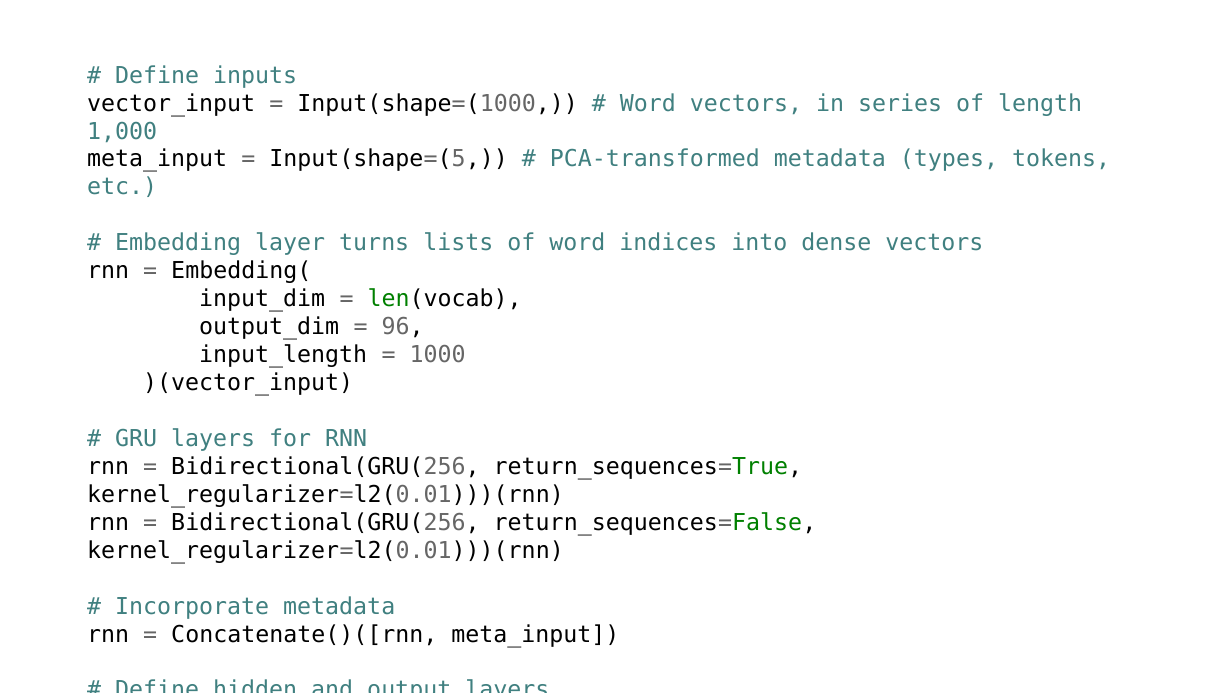
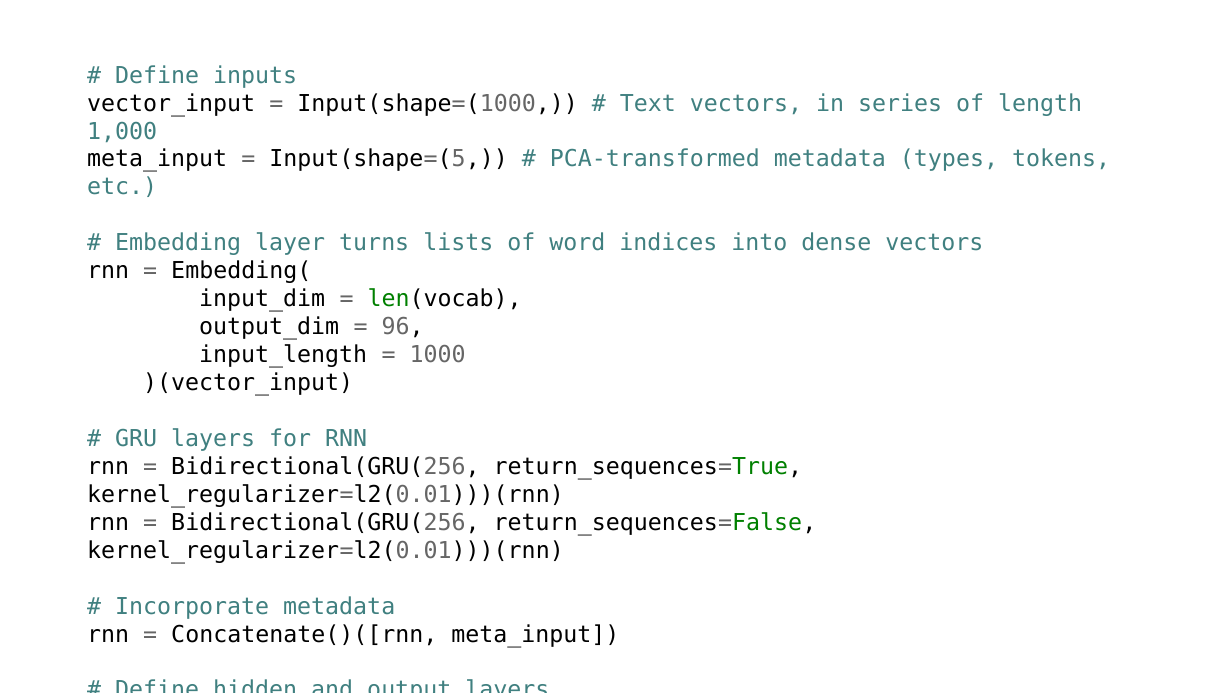
Before and after one commit to alexklapheke/essay, a slide deck: slide 22 of presentation/presentation.odp (slide 20 before the commit). Drawn at 1232x693 pixels with LibreOffice and Linux fonts; fonts in the diff are those of the drawing; background and template pictures are left out. Boxes give left, top, right and bottom in pixels: in the first picture for what was removed or moved away, otherwise in the second. Text is boxed around its words. In the diff, an @@ line names an element or a change of style, - is before the commit and + after.

```diff
--- a/presentation/presentation.odp
+++ b/presentation/presentation.odp
@@ text at bbox=[87, 93, 1082, 143]: text changed @@
-vector_input = Input(shape=(1000,)) # Word vectors, in series of length 1,000
+vector_input = Input(shape=(1000,)) # Text vectors, in series of length 1,000
```
Also in this commit, not shown: 14 other slides changed, 3 slides added, 1 slide removed, 10 other files.
